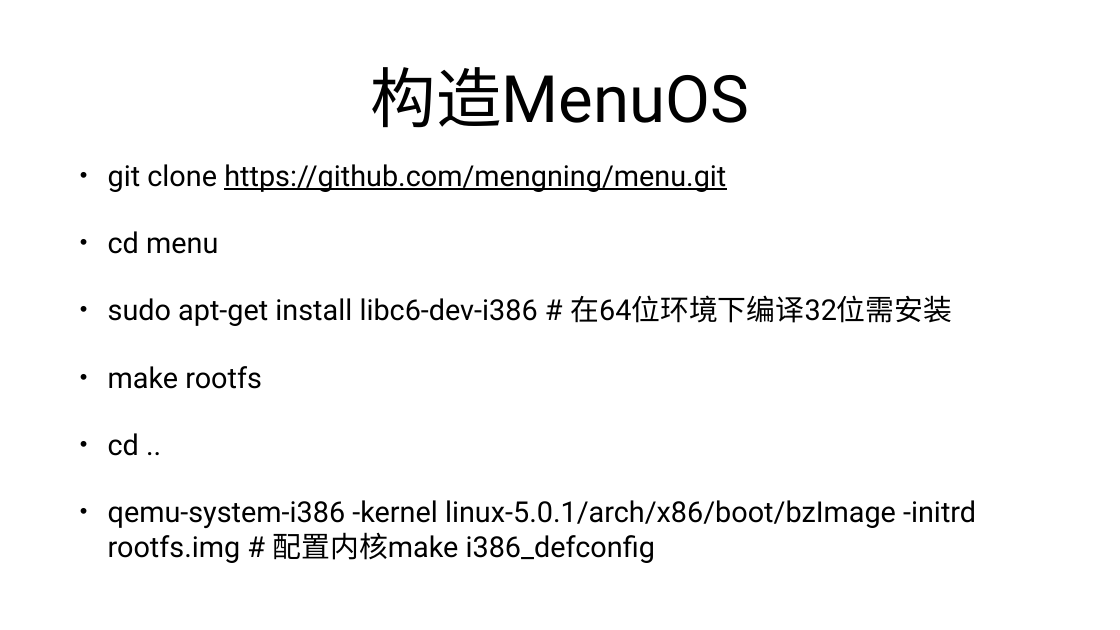
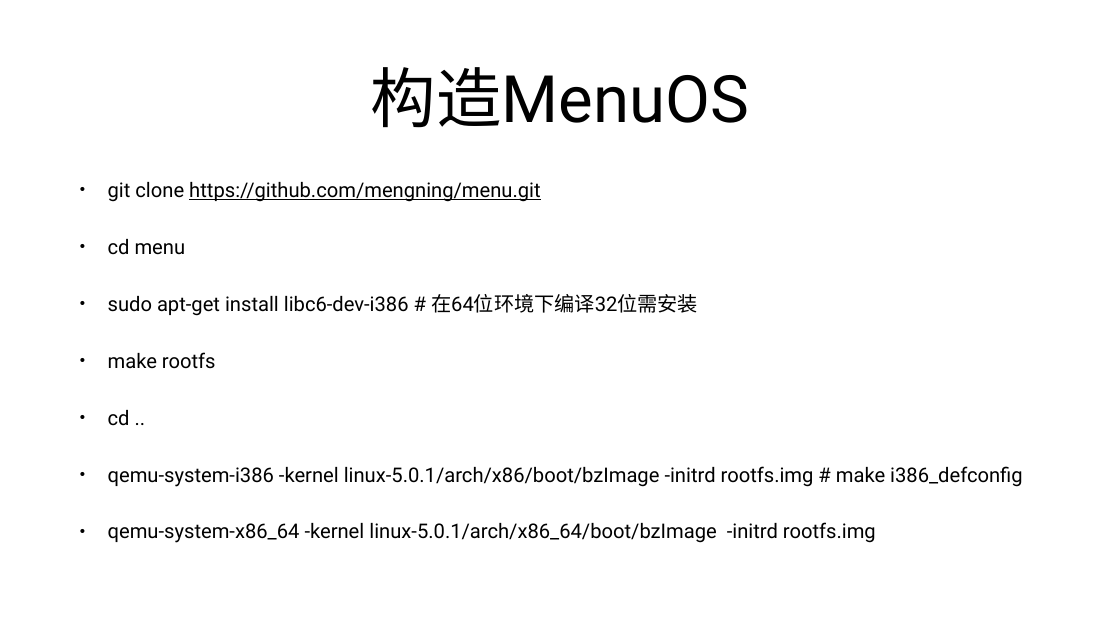
Before and after one commit to mengning/net, a slide deck: slide 7 of lab3/BuildLinuxSystem.pptx. Drawn at 1120x630 pixels with LibreOffice and Linux fonts; fonts in the diff are those of the drawing. Boxes give left, top, right and bottom in pixels: in the first picture for what was removed or moved away, otherwise in the second. Text is boxed around its words. In the diff, an @@ line names an element or a change of style, - is before the commit and + after.

```diff
--- a/lab3/BuildLinuxSystem.pptx
+++ b/lab3/BuildLinuxSystem.pptx
@@ text at [108, 182, 698, 426]: size 49.4 to 34.6 pt in "git clone https://github.com/mengning/menu.git", "cd menu", "sudo apt-get install libc6-dev-i386 # 在64位环境下编译32位需安装", "make rootfs" and 1 more places @@
@@ text at [108, 466, 1023, 543]: text changed; size 49.4 to 34.6 pt @@
-• qemu-system-i386 -kernel linux-5.0.1/arch/x86/boot/bzImage -initrd rootfs.img # 配置内核make i386_defconfig
+• qemu-system-i386 -kernel linux-5.0.1/arch/x86/boot/bzImage -initrd rootfs.img # make i386_defconfig
+• qemu-system-x86_64 -kernel linux-5.0.1/arch/x86_64/boot/bzImage -initrd rootfs.img
```
Also in this commit, not shown: 3 other slides changed.
